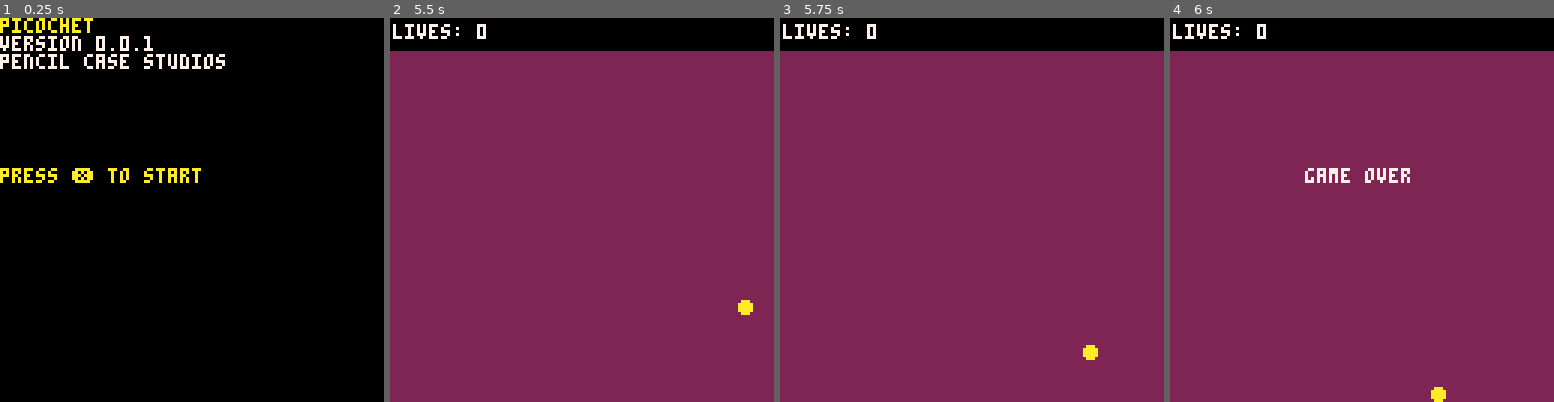
Above: before the commit, frames 1-4 (left to right).
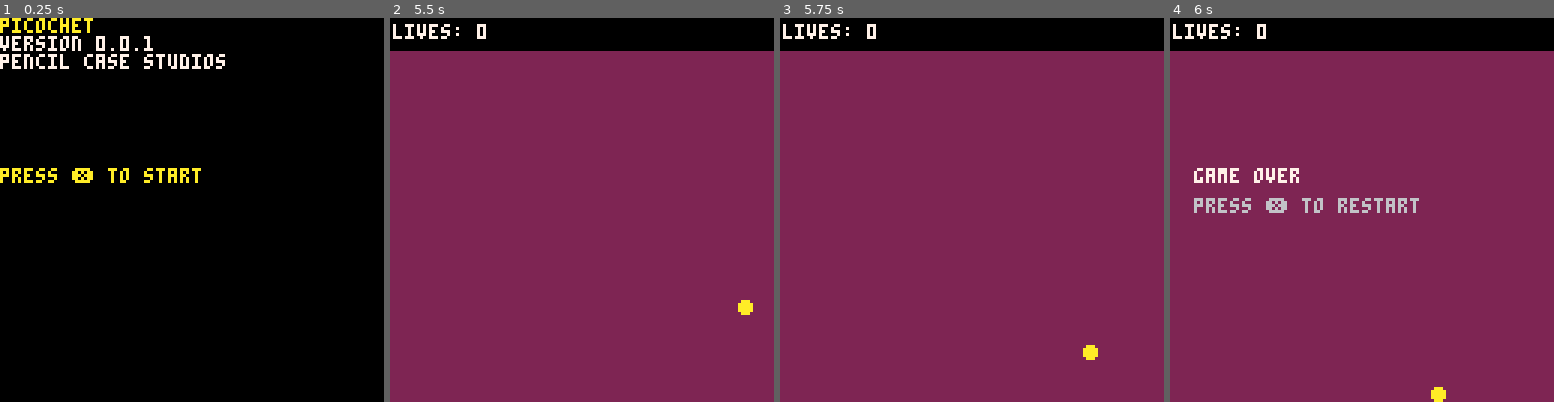
Above: after the commit, the same moments.

Repository: pencilcasestudios/picochet
Game: PICO-8 cartridge picochet.p8
Two runs of this game, one before a commit and one after it. Both use one fixed random seed, a clock stepped at 60 frames per second and the inputs below.
Inputs:
- Up to frame 1 (0.25 s): no input
- Up to frame 2 (5.5 s): tap X (X key) at 0.33, 1.07, 1.85, 2.97, 4.08, 5.2 s; hold Right 1.6-2.1 s; hold Right 2.47-3.03 s; hold Left 3.08-3.58 s; hold Right 4.02-4.68 s; hold Left from 5.08 s (still down)
- Up to frame 3 (5.75 s): release Left at 5.68 s
- Up to frame 4 (6 s): no input

Frames 1-3 are identical in both runs. In frame 4, 2.0% of the frame differs, in the area x 6-65%, y 39-51%.

Commit message:
After game over, prompt to restart

Diff:
--- a/picochet.p8
+++ b/picochet.p8
@@ -249,9 +249,15 @@
 function draw_game_over()
 	print(
 		"game over",
-		45,
+		8,
 		50,
 		white
+	)
+	print(
+		"press ❎ to restart",
+		8,
+		60,
+		gray
 	)
 end
 
